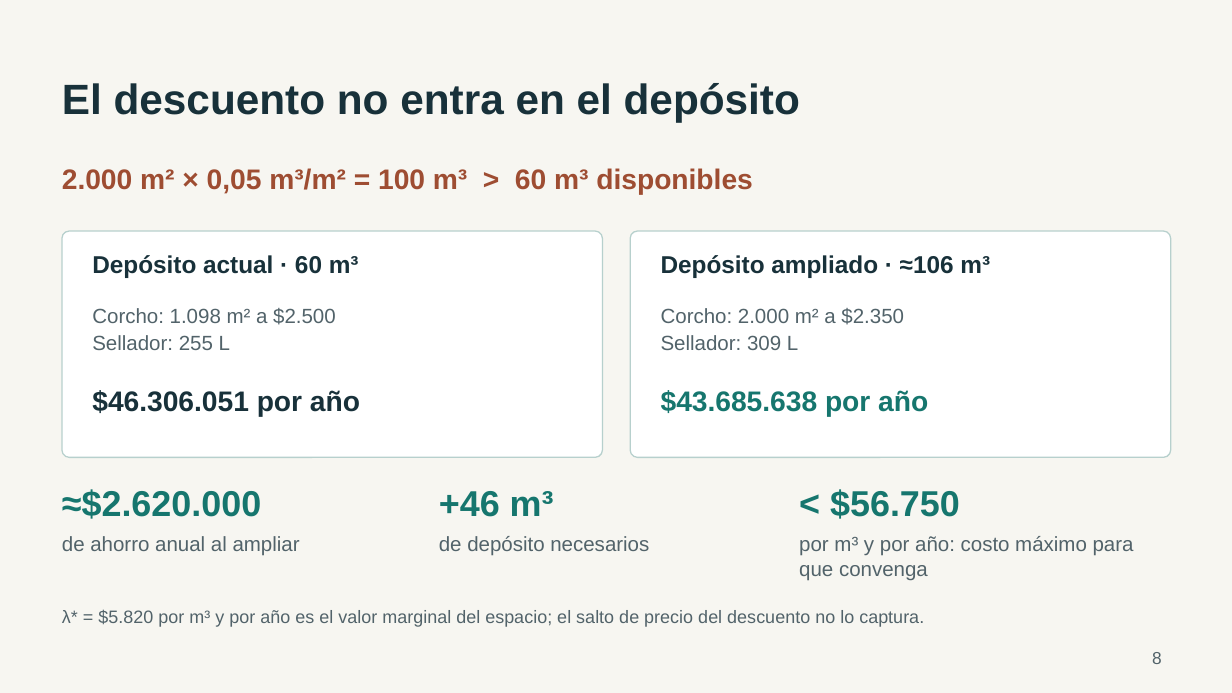
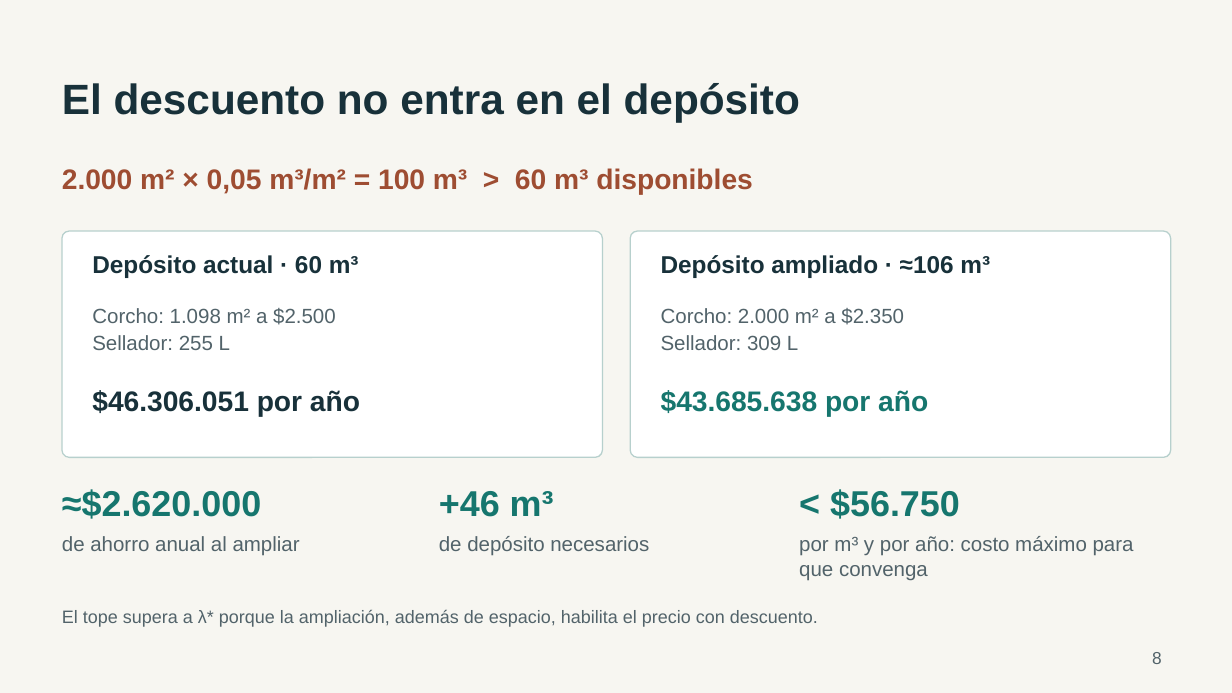
Before and after one commit to JuanBonadeo/utn_brain, a slide deck: slide 8 of materias/IO/entregables/etapa3/IO_402_Grupo1_Etapa3_Presentacion.pptx. Drawn at 1232x693 pixels with LibreOffice and Linux fonts; fonts in the diff are those of the drawing. Boxes give left, top, right and bottom in pixels: in the first picture for what was removed or moved away, otherwise in the second. Text is boxed around its words. In the diff, an @@ line names an element or a change of style, - is before the commit and + after.

```diff
--- a/materias/IO/entregables/etapa3/IO_402_Grupo1_Etapa3_Presentacion.pptx
+++ b/materias/IO/entregables/etapa3/IO_402_Grupo1_Etapa3_Presentacion.pptx
@@ text at (x1=62, y1=610, x2=818, y2=627): text changed @@
-λ* = $5.820 por m³ y por año es el valor marginal del espacio; el salto de precio del descuento no lo captura.
+El tope supera a λ* porque la ampliación, además de espacio, habilita el precio con descuento.
```
Also in this commit, not shown: 6 other slides changed, 4 slides added, 4 slides removed, 1 other file.
